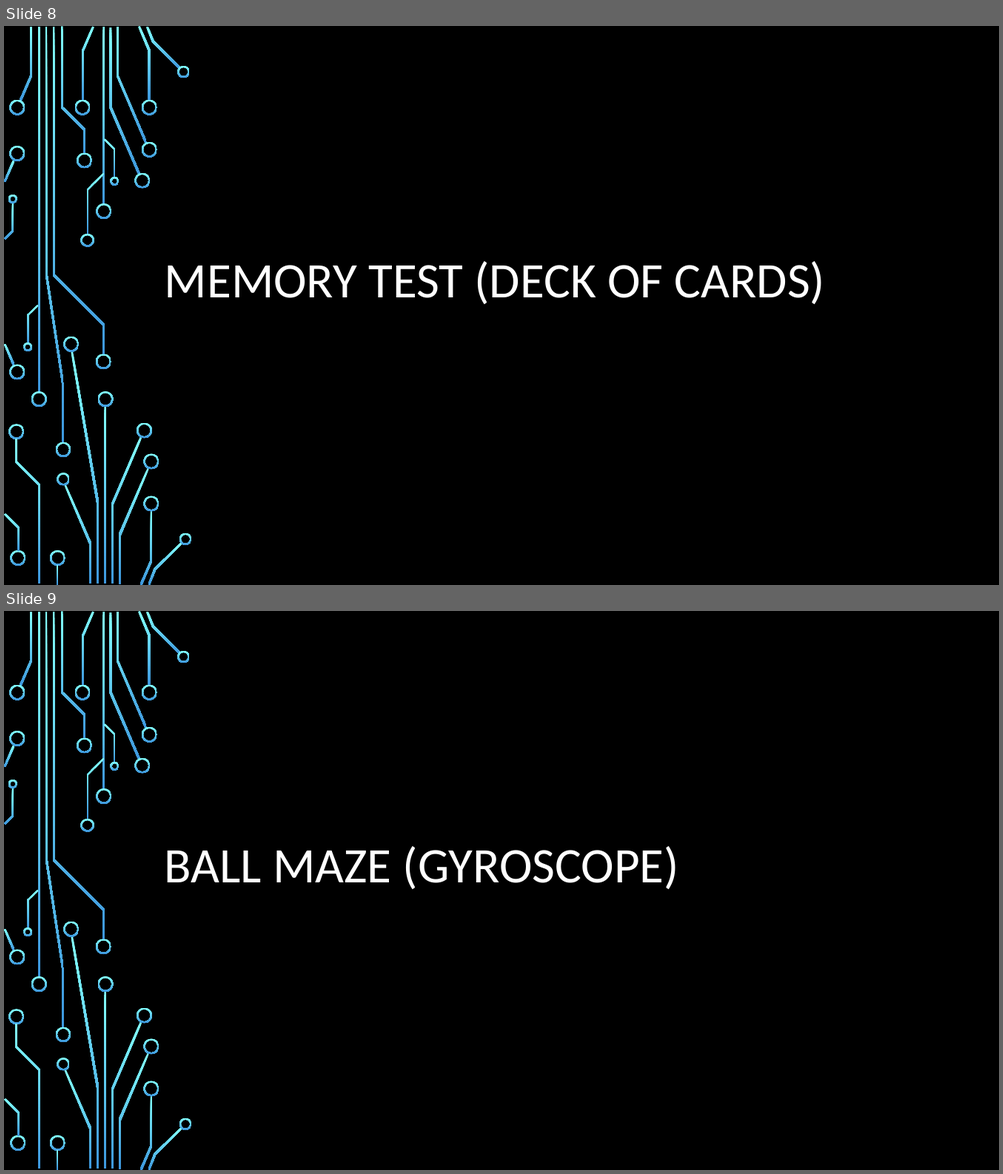
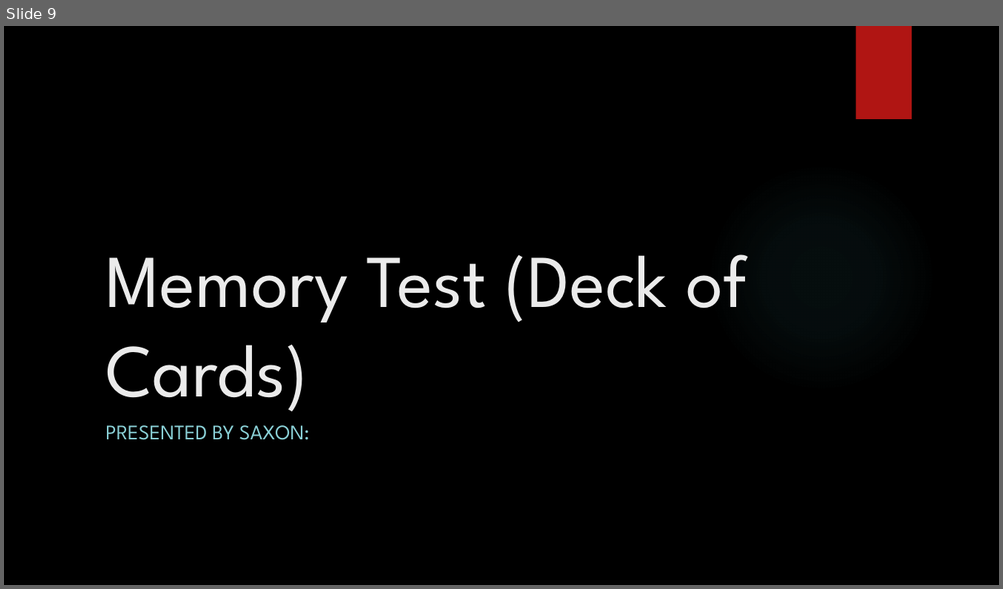
Before and after one commit to IgnitionOrk/SCaR_Arcade, a slide deck: SCaRArcade.pptx. Shown one above the other, each under a label of ours: slides 8 and 9 before the commit, slide 9 after it. The pictures are 1003x1174 and 1003x589 pixels, drawn with LibreOffice and Linux fonts; fonts in the diff are those of the drawing; background and template pictures are left out. Boxes give left, top, right and bottom in pixels: in the first picture for what was removed or moved away, otherwise in the second. Text is boxed around its words. In the diff, an @@ line names an element or a change of style, - is before the commit and + after.

```diff
--- a/SCaRArcade.pptx
+++ b/SCaRArcade.pptx
@@ slide 9 removed at [4,611,999,1170], background picture (left out); not listed: 54 template elements that a slide beside it also shows @@
@@ title removed at [165,846,679,889] @@
-BALL MAZE (GYROSCOPE)
@@ what was slide 8 is now slide 9 @@
@@ slide 9 changed as well @@
@@ rectangle added at [855,26,911,119], fill #B01513 @@
@@ ellipse added at [706,163,936,392], fill gradient #50B9C1 @@
@@ title at [105,255,747,412]: text changed; size 48 to 72 pt; font Calibri to League Spartan; text colour #FFFFFF to #EBEBEB @@
-MEMORY TEST (DECK OF CARDS)
+Memory Test (Deck of Cards)
@@ group removed at [4,26,192,585]: 50 freeform shapes, 4 rectangles @@
@@ subtitle added at [105,426,310,440], 20 pt, text #8AD0D6 @@
+PRESENTED BY SAXON:
```
Also in this commit, not shown: 8 other slides changed, 2 slides added, 1 other slide removed.
